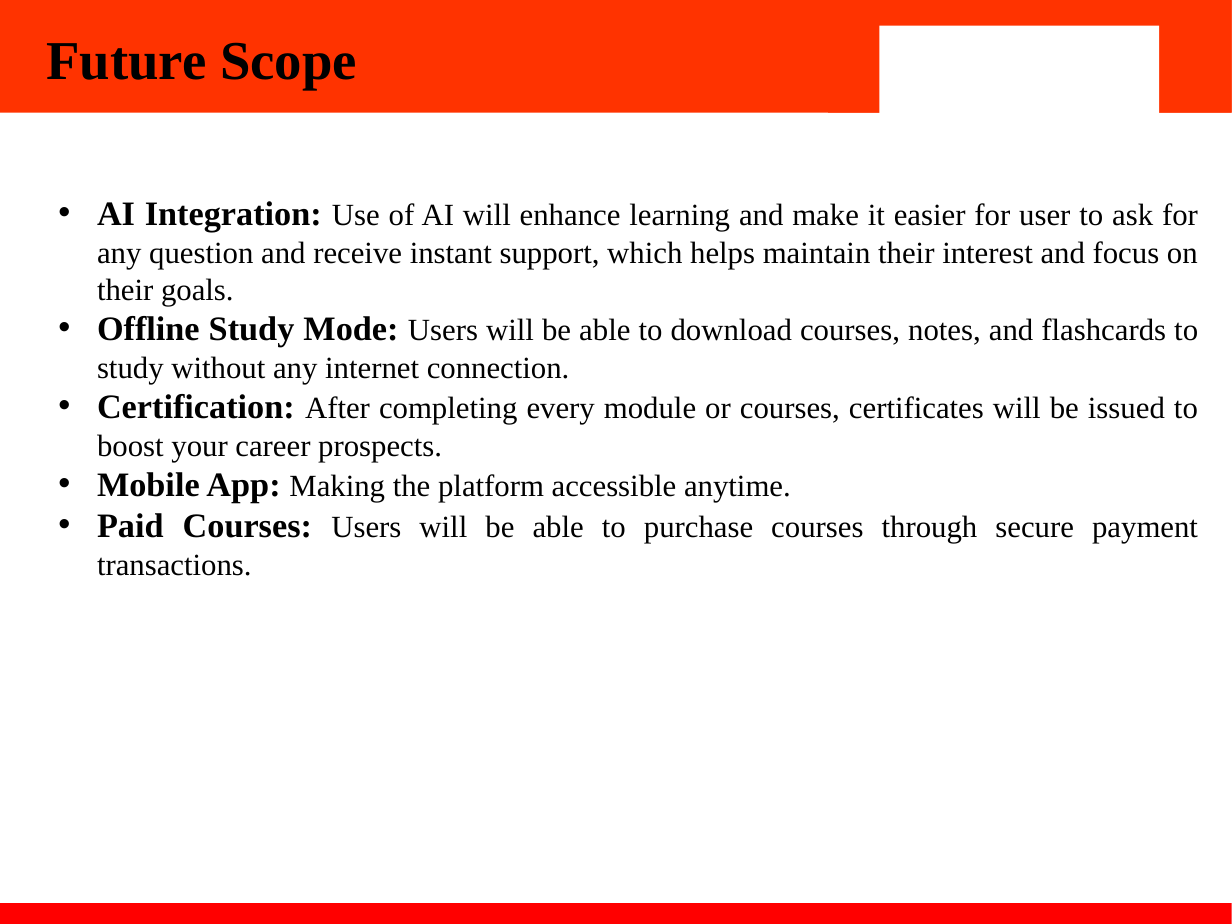
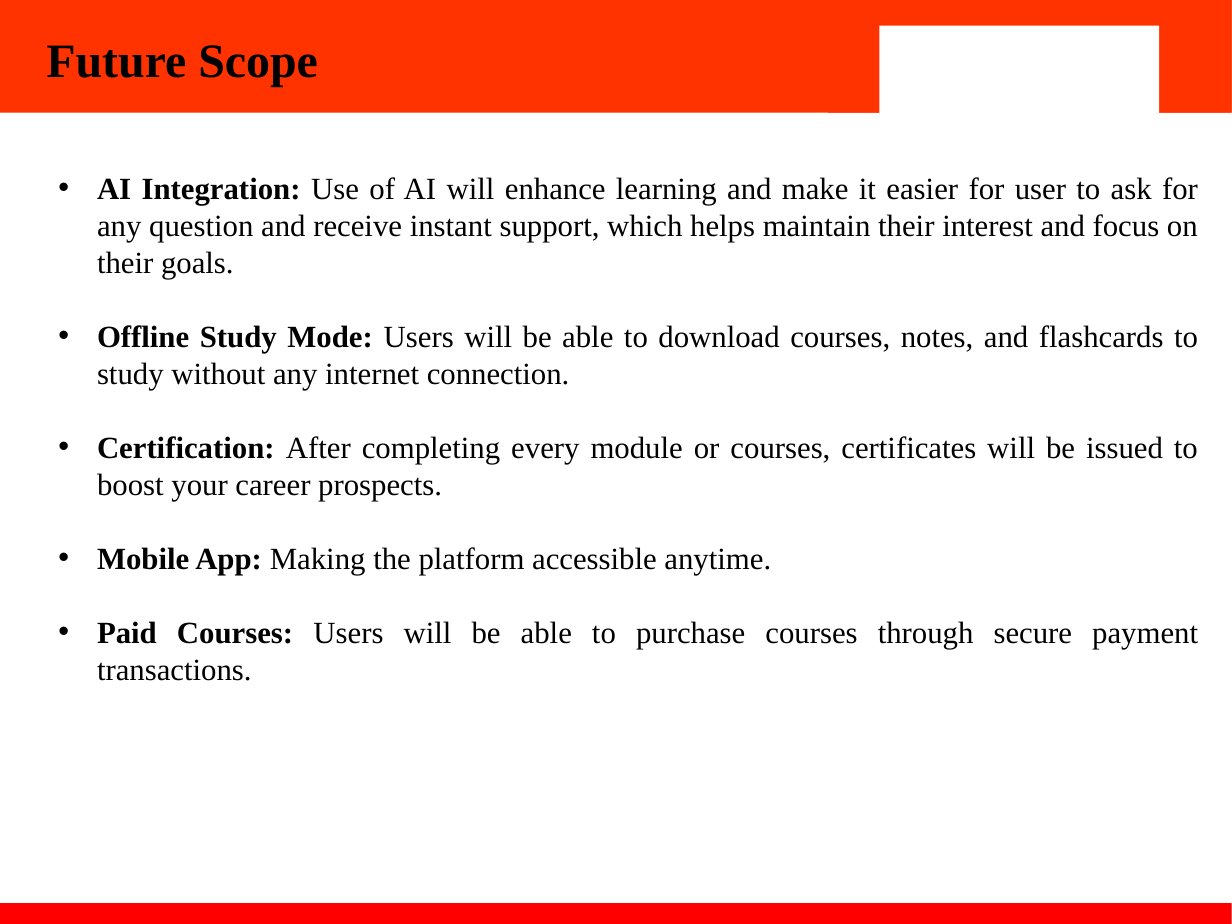
Before and after one commit to Abhishek1158/EdNote-s-E-Learning-Website--2210991158-2210991140-2210991200-2210991431--, a slide deck: slide 11 of Report and PPT/EdNote's.pptx (slide 10 before the commit). Drawn at 1232x924 pixels with LibreOffice and Linux fonts; fonts in the diff are those of the drawing; background and template pictures are left out. Boxes give left, top, right and bottom in pixels: in the first picture for what was removed or moved away, otherwise in the second. Text is boxed around its words. In the diff, an @@ line names an element or a change of style, - is before the commit and + after.

```diff
--- a/Report and PPT/EdNote's.pptx
+++ b/Report and PPT/EdNote's.pptx
@@ title "Future Scope" at (46,45,318,86): size 32 to 28 pt @@
@@ text "AI Integration: Use of AI ...": place and size @@
-text "AI Integration: Use of AI ..." at (97,201,1198,576)
+text "AI Integration: Use of AI ..." at (97,177,1198,681)
@@ text "AI Integration: Use of AI ..." at (97,177,1198,681): size 20 to 18 pt in "AI Integration:", "Offline Study Mode:", "Certification:", "Mobile App:" and 1 more places @@
```
Also in this commit, not shown: 8 other slides changed, 1 slide added.
